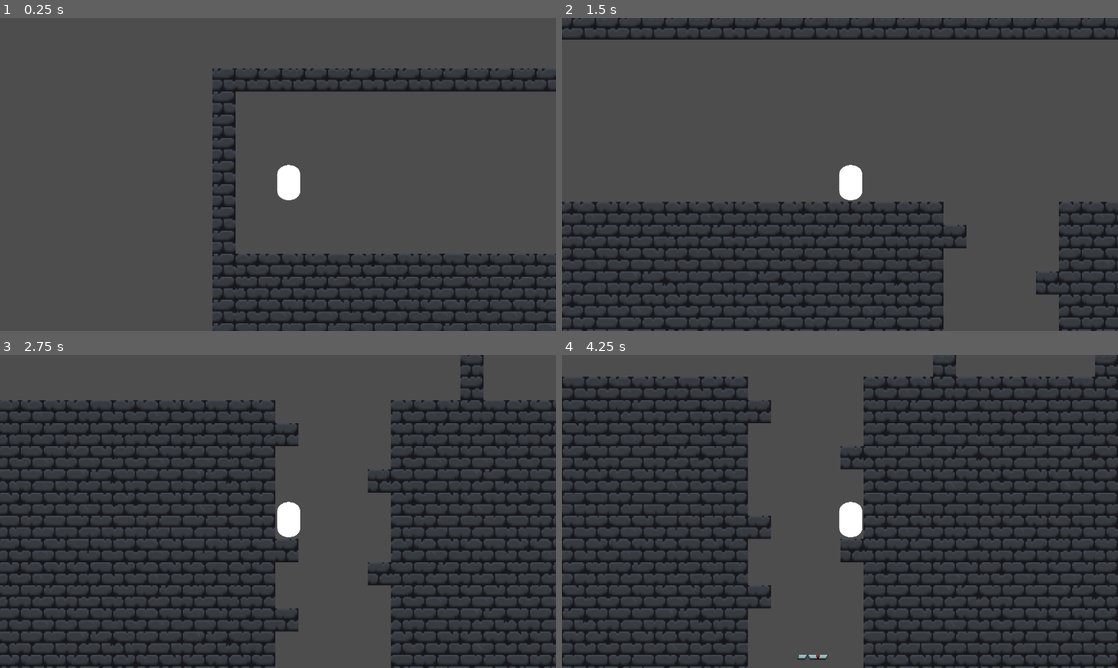
Above: before the commit, frames 1-4 (two rows, left to right).
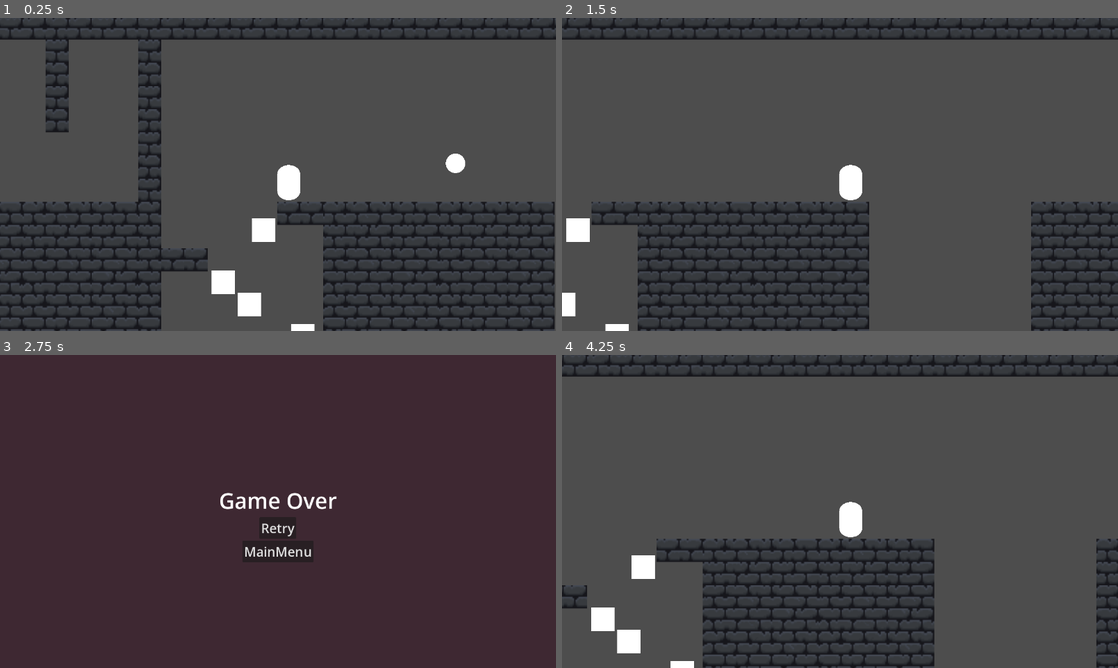
Above: after the commit, the same moments.

Repository: Xrime/Fall-Out
Game: Godot game, scene res://scenes/main_1.tscn
The game is run twice, just before and just after one commit, with the same random seed, the same clock (stepped at 60 frames per second) and the same inputs. This scene is started directly instead of the project's main scene.
Inputs (mouse positions are in pixels of both pictures, inside the frame that each line leads up to):
- Up to frame 1 (0.25 s): no input
- Up to frame 2 (1.5 s): tap Enter (ui_accept) at 0.5, 0.77 s; hold Right (Right) from 0.53 s (still down); tap Alt at 0.6 s; tap Shift at 1.35 s
- Up to frame 3 (2.75 s): tap Enter (ui_accept) at 1.52 s; release Right (Right) at 2.03 s; hold Left (Left) from 2.03 s (still down); tap Alt at 2.1 s
- Up to frame 4 (4.25 s): release Left (Left) at 2.75 s; click (840, 527) at 2.75 s, where only the run after the commit has a clickable "Retry"; tap Enter (ui_accept) at 3.5, 3.77 s; hold Right (Right) from 3.53 s (still down); tap Shift at 3.6 s

The runs differ from the first frame. In frame 1, 26% of the frame differs, in the area x 0-100%, y 0-100%; in frame 2, 10%; in frame 3, 58%; in frame 4, 39%.

Commit message:
Adding coin to my game and allow it to save locally

Diff:
--- /dev/null
+++ b/coin.gd
@@ -0,0 +1,7 @@
+extends Area2D
+
+func _on_body_entered(body: Node2D) -> void:
+	if body.name == "player":
+		Global.add_coin(1)
+		queue_free()
+		print(Global.coins)
--- /dev/null
+++ b/scenes/coin.tscn
@@ -0,0 +1,21 @@
+[gd_scene load_steps=4 format=3 uid="uid://bb21ayp1a7hb"]
+
+[ext_resource type="Script" uid="uid://cirbrhriun3f" path="res://coin.gd" id="1_rwqht"]
+
+[sub_resource type="CircleShape2D" id="CircleShape2D_i64fm"]
+
+[sub_resource type="SphereMesh" id="SphereMesh_11l1o"]
+
+[node name="coin" type="Area2D"]
+script = ExtResource("1_rwqht")
+
+[node name="CollisionShape2D" type="CollisionShape2D" parent="."]
+position = Vector2(6, 7)
+shape = SubResource("CircleShape2D_i64fm")
+
+[node name="MeshInstance2D" type="MeshInstance2D" parent="."]
+position = Vector2(7.25028, 5.75)
+scale = Vector2(15, 15)
+mesh = SubResource("SphereMesh_11l1o")
+
+[connection signal="body_entered" from="." to="." method="_on_body_entered"]
--- a/scenes/main_1.gd
+++ b/scenes/main_1.gd
@@ -8,6 +8,7 @@
 			fragile_list.append(child)
 	Global.fragile_tilemaps =fragile_list
 func _on_exitarea_body_entered(body: Node2D) -> void:
+	print("Enter")
 	get_tree().change_scene_to_packed(storyscene)
 #func _process(delta: float) -> void:
 	#if Global.useime==0:
--- a/scenes/main_1.tscn
+++ b/scenes/main_1.tscn
@@ -1,9 +1,10 @@
-[gd_scene load_steps=10 format=4 uid="uid://cedttg5d1gbix"]
+[gd_scene load_steps=11 format=4 uid="uid://cedttg5d1gbix"]
 
 [ext_resource type="Texture2D" uid="uid://bda7ndar7kv0s" path="res://Assets/castle_stones/castle_stones.png" id="1_stv5y"]
 [ext_resource type="Script" uid="uid://c2iyhq4ueorna" path="res://scenes/main_1.gd" id="1_umhrx"]
 [ext_resource type="PackedScene" uid="uid://dhot72qtnl8t4" path="res://scenes/player.tscn" id="2_qv23g"]
 [ext_resource type="PackedScene" uid="uid://b7m1kvy4y0gah" path="res://scenes/landing_paddle.tscn" id="3_hx442"]
+[ext_resource type="PackedScene" uid="uid://bb21ayp1a7hb" path="res://scenes/coin.tscn" id="5_6wv7r"]
 
 [sub_resource type="TileSetAtlasSource" id="TileSetAtlasSource_qv23g"]
 texture = ExtResource("1_stv5y")
@@ -605,7 +606,7 @@
 collision_visibility_mode = 2
 
 [node name="player" parent="." instance=ExtResource("2_qv23g")]
-position = Vector2(46, 41)
+position = Vector2(689, 99)
 jump_force = -300
 
 [node name="landing paddle" parent="." instance=ExtResource("3_hx442")]
@@ -668,7 +669,7 @@
 shape = SubResource("RectangleShape2D_m23dm")
 
 [node name="StaticBody2D5" type="StaticBody2D" parent="."]
-position = Vector2(673, 372)
+position = Vector2(682, 378)
 
 [node name="MeshInstance2D" type="MeshInstance2D" parent="StaticBody2D5"]
 position = Vector2(6, 40)
@@ -679,20 +680,8 @@
 position = Vector2(6, 39)
 shape = SubResource("RectangleShape2D_m23dm")
 
-[node name="StaticBody2D6" type="StaticBody2D" parent="."]
-position = Vector2(638, 351)
-
-[node name="MeshInstance2D" type="MeshInstance2D" parent="StaticBody2D6"]
-position = Vector2(6, 40)
-scale = Vector2(18, 18)
-mesh = SubResource("BoxMesh_umhrx")
-
-[node name="CollisionShape2D" type="CollisionShape2D" parent="StaticBody2D6"]
-position = Vector2(6, 39)
-shape = SubResource("RectangleShape2D_m23dm")
-
 [node name="StaticBody2D7" type="StaticBody2D" parent="."]
-position = Vector2(672, 300)
+position = Vector2(650, 316)
 
 [node name="MeshInstance2D" type="MeshInstance2D" parent="StaticBody2D7"]
 position = Vector2(6, 40)
@@ -775,4 +764,7 @@
 position = Vector2(6, 39)
 shape = SubResource("RectangleShape2D_m23dm")
 
+[node name="coin" parent="." instance=ExtResource("5_6wv7r")]
+position = Vector2(818, 99)
+
 [connection signal="body_entered" from="exitarea" to="." method="_on_exitarea_body_entered"]
--- /dev/null
+++ b/scenes/main_menu.gd
@@ -0,0 +1,6 @@
+extends Node2D
+
+@onready var label =$Control/RichTextLabel
+
+func _ready() -> void:
+	label.text = "Coin"+ str(Global.coins)
--- a/scenes/main_menu.tscn
+++ b/scenes/main_menu.tscn
@@ -1,6 +1,9 @@
-[gd_scene format=3 uid="uid://bsn2ln3o3yhfg"]
+[gd_scene load_steps=2 format=3 uid="uid://bsn2ln3o3yhfg"]
+
+[ext_resource type="Script" uid="uid://barkviod6moal" path="res://scenes/main_menu.gd" id="1_l6cm7"]
 
 [node name="main menu" type="Node2D"]
+script = ExtResource("1_l6cm7")
 
 [node name="Control" type="Control" parent="."]
 layout_mode = 3
@@ -60,3 +63,10 @@
 layout_mode = 2
 theme_override_font_sizes/font_size = 40
 text = "Destructive Zone"
+
+[node name="RichTextLabel" type="RichTextLabel" parent="Control"]
+layout_mode = 0
+offset_right = 40.0
+offset_bottom = 40.0
+bbcode_enabled = true
+text = "coin"
--- a/script/global.gd
+++ b/script/global.gd
@@ -2,3 +2,25 @@
 var fragile_tilemaps = []
 var usetime = 3
 var tile_position
+
+var coins = 0
+
+func _ready() -> void:
+	load_coins()
+
+func  add_coin(amount : int):
+	coins+=amount
+	save_coins()
+
+func save_coins():
+	var file = FileAccess.open("user://coin_data.save", FileAccess.WRITE)
+	file.store_var(coins)
+	file.close()
+
+func load_coins():
+	if FileAccess.file_exists("user://coin_data.save"):
+		var file =FileAccess.open("user://coin_data.save", FileAccess.READ)
+		coins = file.get_var()
+		file.close()
+	else :
+		coins = 0
--- a/script/player.gd
+++ b/script/player.gd
@@ -32,6 +32,7 @@
 			print(falling_distance)
 			is_falling = false
 	move_and_slide()
+#staticbody coll
 	var current_hit = null
 	for i in range(get_slide_collision_count()):
 		var collision = get_slide_collision(i)
@@ -48,7 +49,7 @@
 					Global.fragile_tilemaps.erase(collider)
 					#Global.useime = 3
 	last_hit=current_hit
-
+#staticbody coll end
 
 	#var collision = move_and_collide(velocity*delta)
 	#if collision:
@@ -56,7 +57,8 @@
 		#if collision.get_collider()==Global.fragile_tilemap:
 			#Global.useime-=1
 			#print("collide" , collision.get_collider())
-
-	#if falling_distance >= 100:
-		#get_tree().set_meta("level_scene", get_tree().current_scene.scene_file_path)
-		#get_tree().change_scene_to_packed(gameover_scene)
+#falling
+	if falling_distance >= 100:
+		get_tree().set_meta("level_scene", get_tree().current_scene.scene_file_path)
+		get_tree().change_scene_to_packed(gameover_scene)
+#turing off difficulties to reduce testing time
Not shown, added: coin.gd.uid
Not shown, added: scenes/main_menu.gd.uid
